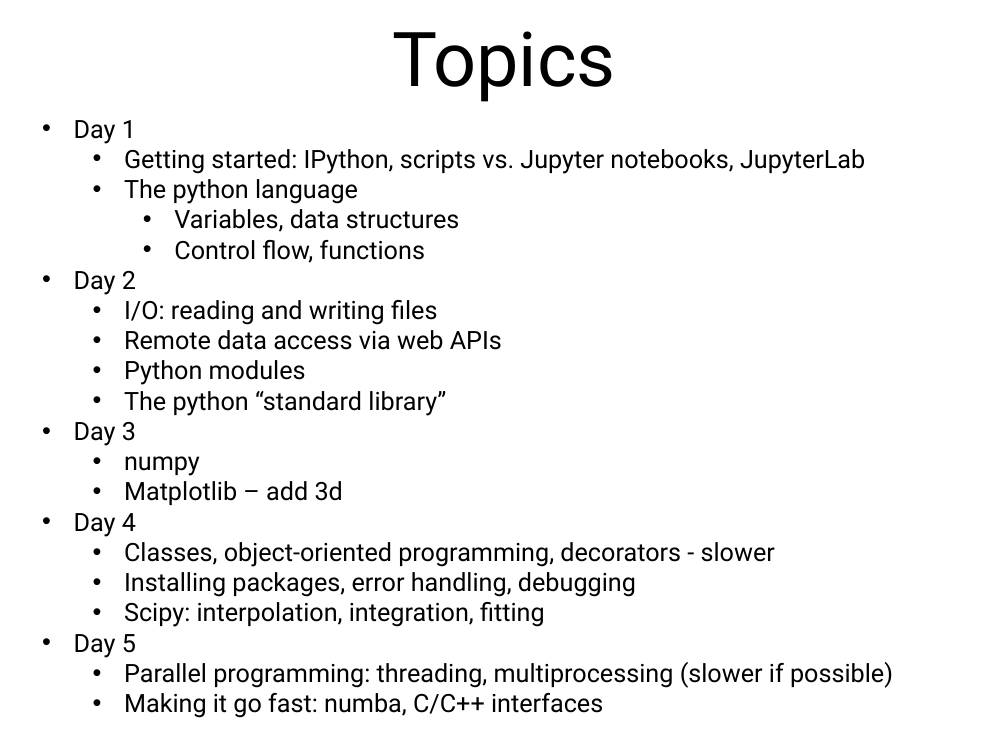
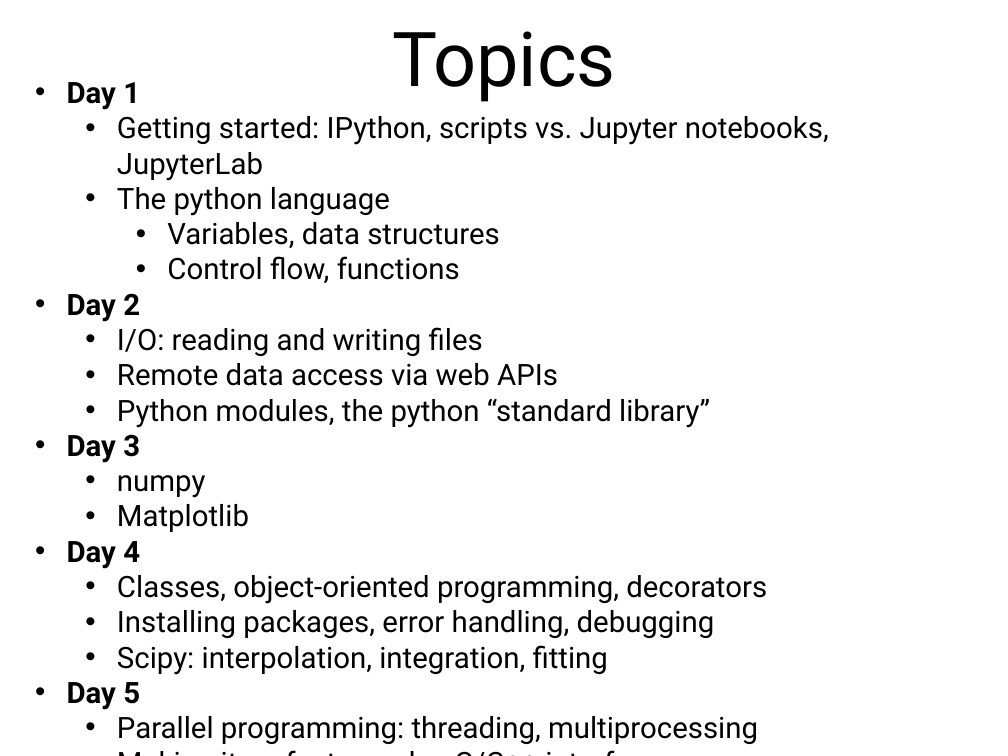
Before and after one commit to nelson-group/pycourse, a slide deck: slide 6 of intro.pptx (slide 7 before the commit). Drawn at 1008x756 pixels with LibreOffice and Linux fonts; fonts in the diff are those of the drawing. Boxes give left, top, right and bottom in pixels: in the first picture for what was removed or moved away, otherwise in the second. Text is boxed around its words. In the diff, an @@ line names an element or a change of style, - is before the commit and + after.

```diff
--- a/intro.pptx
+++ b/intro.pptx
@@ text "Day 1": place and size @@
-text "Day 1" at <box>74,120,893,718</box>
+text "Day 1" at <box>67,82,829,744</box>
@@ text at <box>67,82,829,710</box>: size 18 to 21 pt in "Day 1", "Getting started: IPython, scripts vs. Jupyter notebooks, ...", "The python language", "Variables, data structures" and 11 more places; bold on in "Day 1", "Day 2", "Day 3", "Day 4" and 1 more places @@
@@ text at <box>117,399,710,428</box>: text changed; size 18 to 21 pt @@
-  • Python modules
-  • The python “standard library”
+  • Python modules, the python “standard library”
@@ text at <box>117,504,249,532</box>: text changed; size 18 to 21 pt @@
-  • Matplotlib – add 3d
+  • Matplotlib
@@ text at <box>117,575,767,604</box>: text changed; size 18 to 21 pt @@
-  • Classes, object-oriented programming, decorators - slower
+  • Classes, object-oriented programming, decorators
@@ text at <box>117,716,758,744</box>: text changed; size 18 to 21 pt @@
-  • Parallel programming: threading, multiprocessing (slower if possible)
+  • Parallel programming: threading, multiprocessing
```
Also in this commit, not shown: 5 other slides changed, 1 slide removed.
